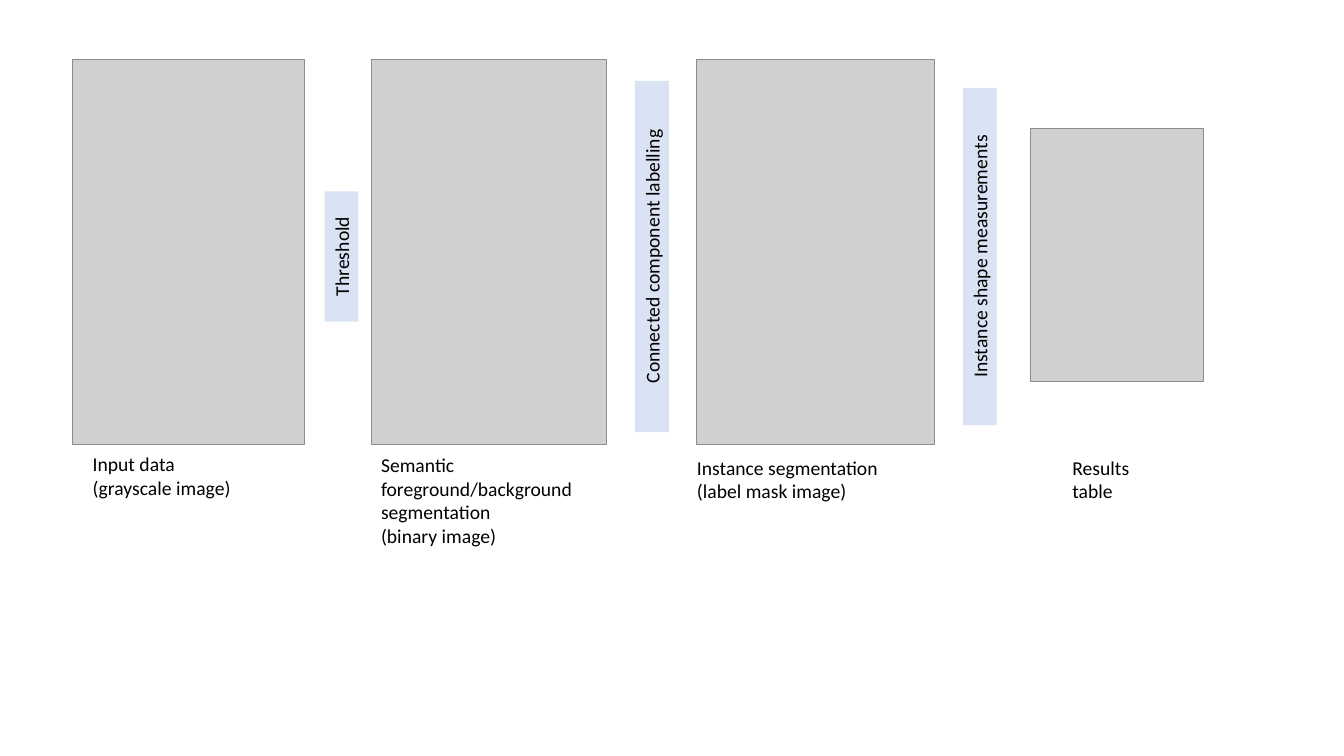
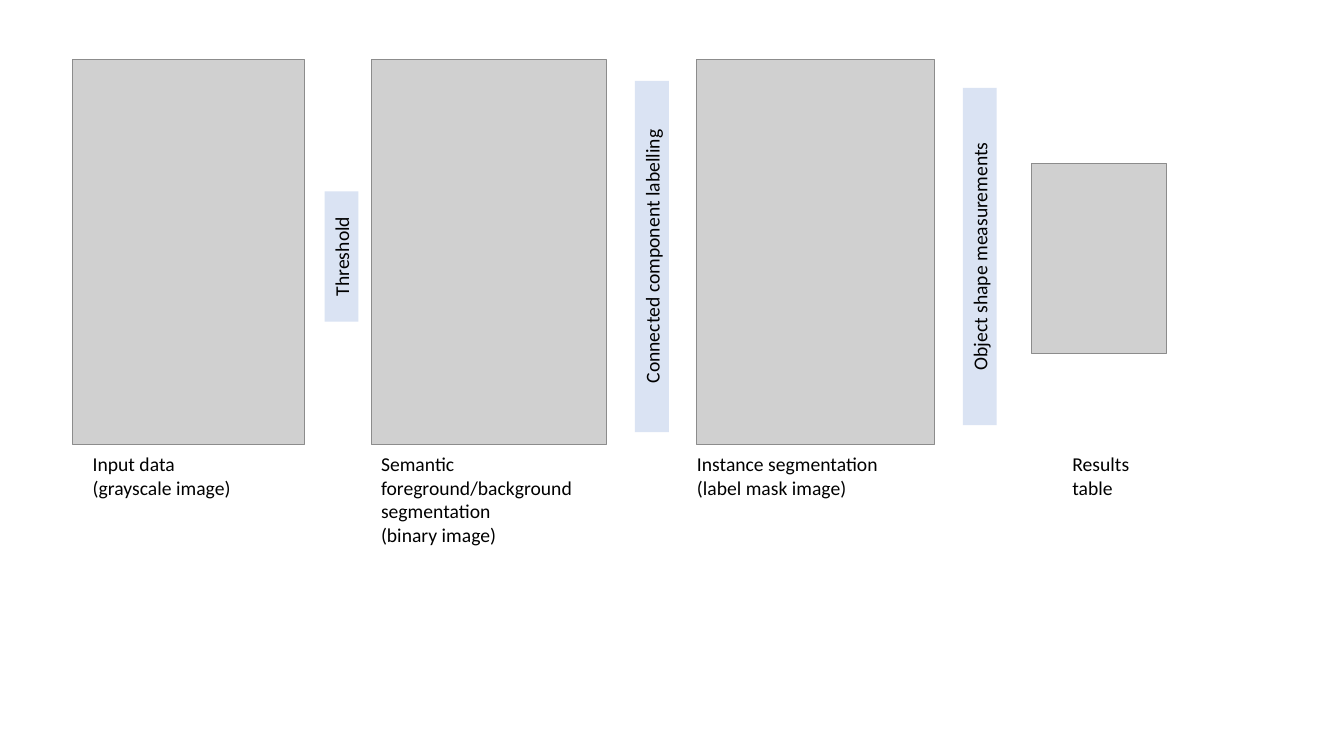
Before and after one commit to NEUBIAS/training-resources, a slide deck: slide 2 of figures/resources/workflow_segment_2d_nuclei_measure_shape.pptx. Drawn at 1344x756 pixels with LibreOffice and Linux fonts; fonts in the diff are those of the drawing; grey boxes stand for pictures. Boxes give left, top, right and bottom in pixels: in the first picture for what was removed or moved away, otherwise in the second. Text is boxed around its words. In the diff, an @@ line names an element or a change of style, - is before the commit and + after.

```diff
--- a/figures/resources/workflow_segment_2d_nuclei_measure_shape.pptx
+++ b/figures/resources/workflow_segment_2d_nuclei_measure_shape.pptx
@@ text in rectangle at (969,153,993,370): text changed @@
-Instance shape measurements
+Object shape measurements
@@ picture: place and size @@
-picture at (1030,129,1204,381)
+picture at (1032,163,1167,353)
@@ text "Instance segmentation": place and size @@
-text "Instance segmentation" at (697,461,877,502)
+text "Instance segmentation" at (697,457,877,499)
@@ text "Results": place and size @@
-text "Results" at (1072,461,1129,498)
+text "Results" at (1072,457,1129,495)
```
Also in this commit, not shown: 3 other files.
